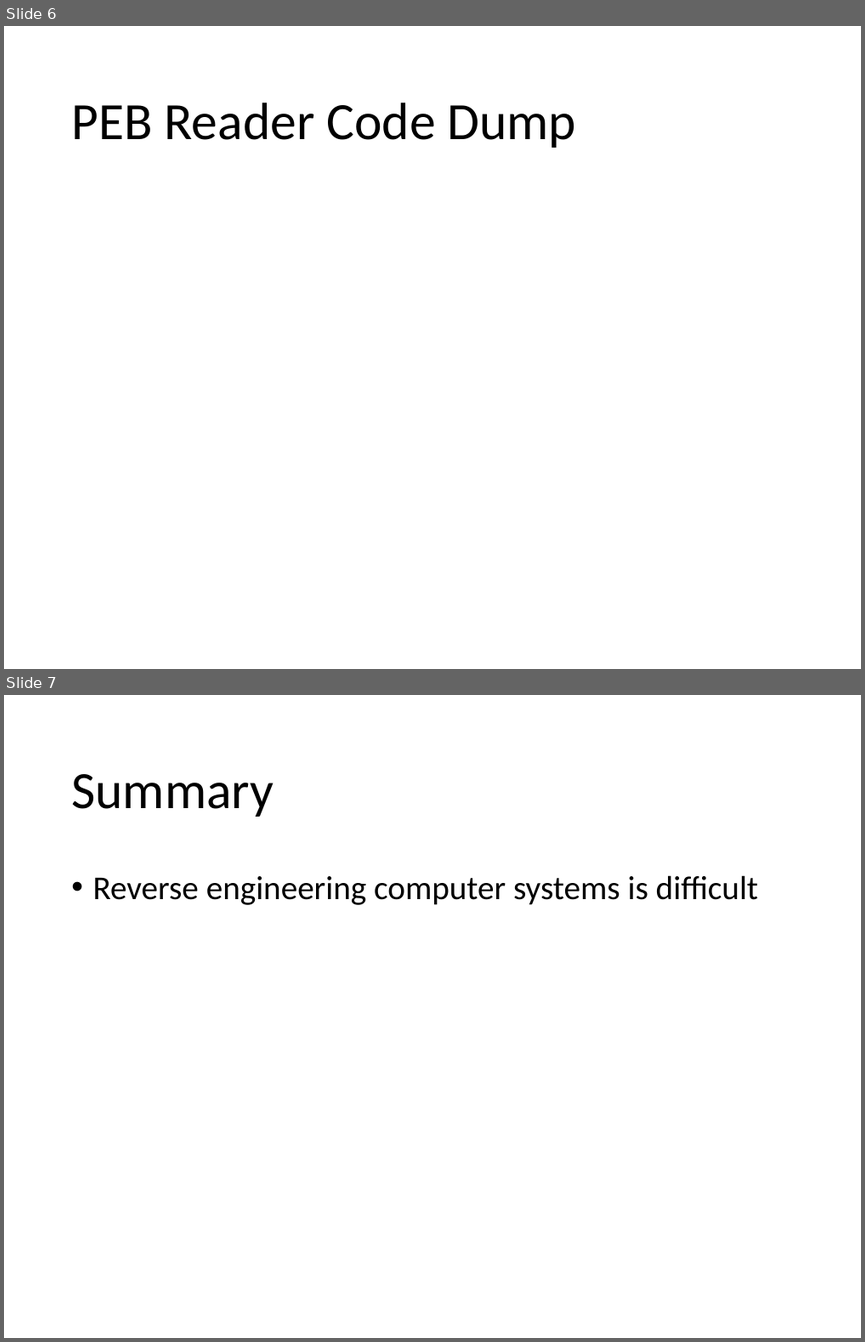
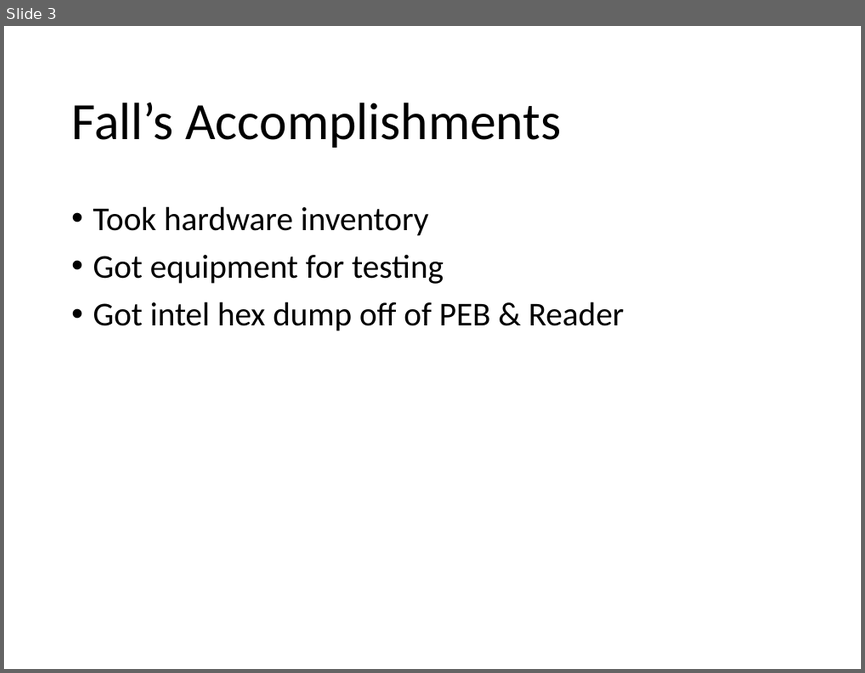
Before and after one commit to SCCapstone/omaha, a slide deck: docs/final-presentation.pptx. Shown one above the other, each under a label of ours: slides 6 and 7 before the commit, slide 3 after it. The pictures are 865x1342 and 865x673 pixels, drawn with LibreOffice and Linux fonts; fonts in the diff are those of the drawing; background and template pictures are left out. Boxes give left, top, right and bottom in pixels: in the first picture for what was removed or moved away, otherwise in the second. Text is boxed around its words. In the diff, an @@ line names an element or a change of style, - is before the commit and + after.

```diff
--- a/docs/final-presentation.pptx
+++ b/docs/final-presentation.pptx
@@ slide 7 removed at box(4, 695, 861, 1338), background #FFFFFF @@
@@ title removed at box(71, 774, 273, 817) @@
-Summary
@@ text removed at box(93, 875, 758, 905) @@
-• Reverse engineering computer systems is difficult
@@ what was slide 6 is now slide 3 @@
@@ slide 3 changed as well @@
@@ title at box(71, 102, 561, 148): text changed @@
-PEB Reader Code Dump
+Fall’s Accomplishments
@@ text added at box(93, 206, 624, 331), 28 pt, text #000000 @@
+• Took hardware inventory
+• Got equipment for testing
+• Got intel hex dump off of PEB & Reader
```
Also in this commit, not shown: 1 other slide changed, 5 slides added, 4 other slides removed.
